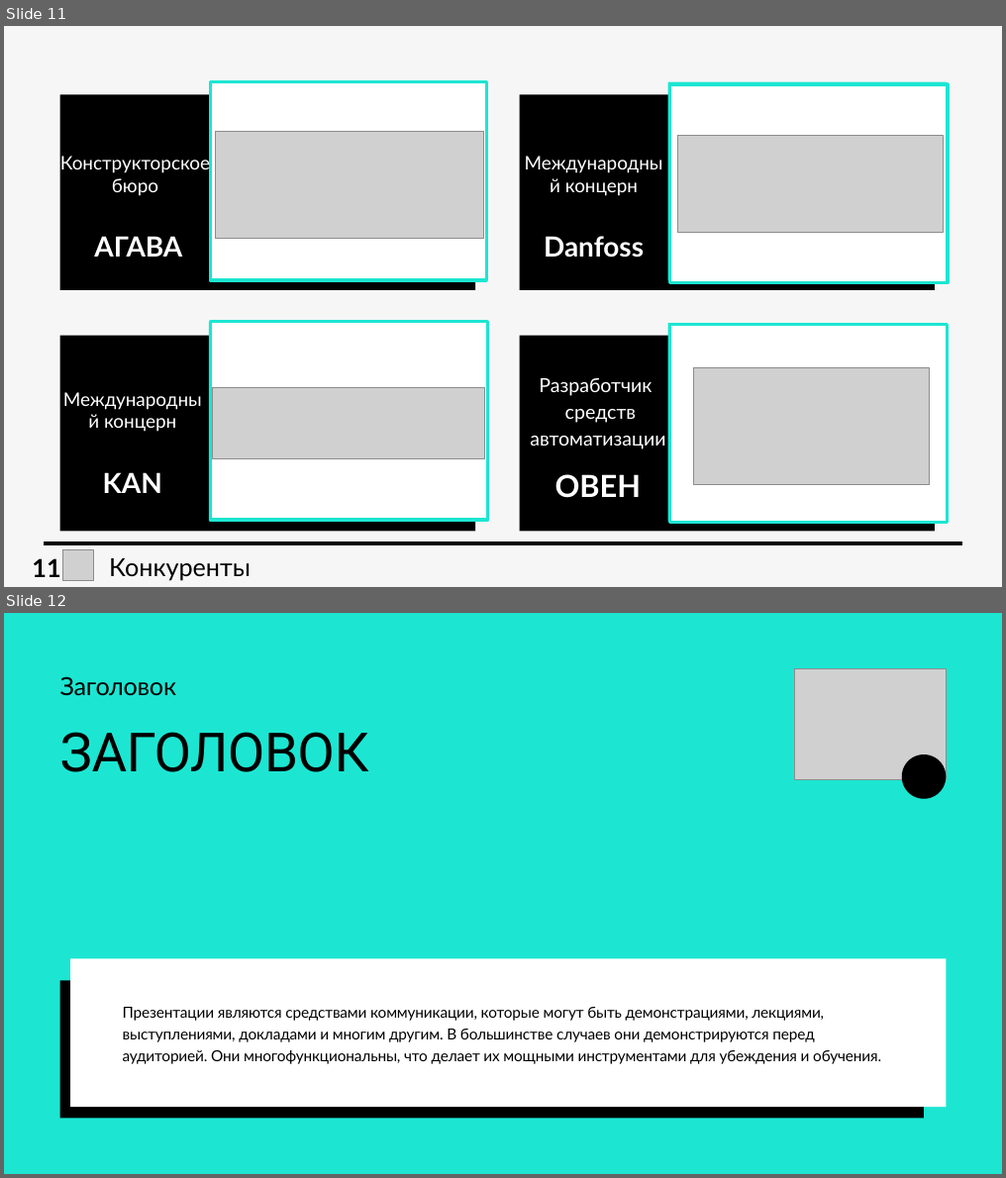
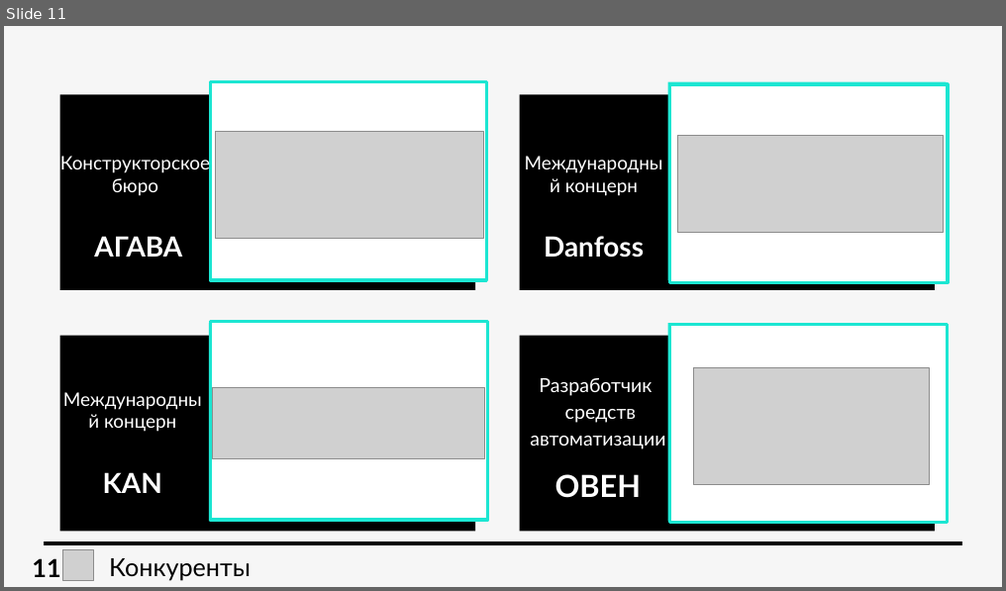
Before and after one commit to ESH-2035/Archipelago-2035, a slide deck: arch 2035.pptx. Shown one above the other, each under a label of ours: slides 11 and 12 before the commit, slide 11 after it. The pictures are 1006x1178 and 1006x591 pixels, drawn with LibreOffice and Linux fonts; fonts in the diff are those of the drawing; grey boxes stand for pictures. Boxes give left, top, right and bottom in pixels: in the first picture for what was removed or moved away, otherwise in the second. Text is boxed around its words. In the diff, an @@ line names an element or a change of style, - is before the commit and + after.

```diff
--- a/arch 2035.pptx
+++ b/arch 2035.pptx
@@ slide 12 removed at (4,613,1002,1174), background #1CE6D2 @@
@@ picture removed at (794,669,945,779) @@
@@ text removed at (60,676,176,695) @@
-Заголовок
@@ text removed at (60,732,369,772) @@
-ЗАГОЛОВОК
@@ freeform shape removed at (902,754,946,800) @@
@@ rectangle removed at (70,959,945,1107) @@
@@ rectangle removed at (59,980,924,1119) @@
@@ text removed at (123,1007,881,1064) @@
-Презентации являются средствами коммуникации, которые могут быть демонстрациями, лекциями, выступлениями, докладами и многим другим. В большинстве случаев они демонстрируются перед аудиторией. Они многофункциональны, что делает их мощными инструментами для убеждения и обучения.
```
Also in this commit, not shown: 3 slides changed, 3 other slides removed.
